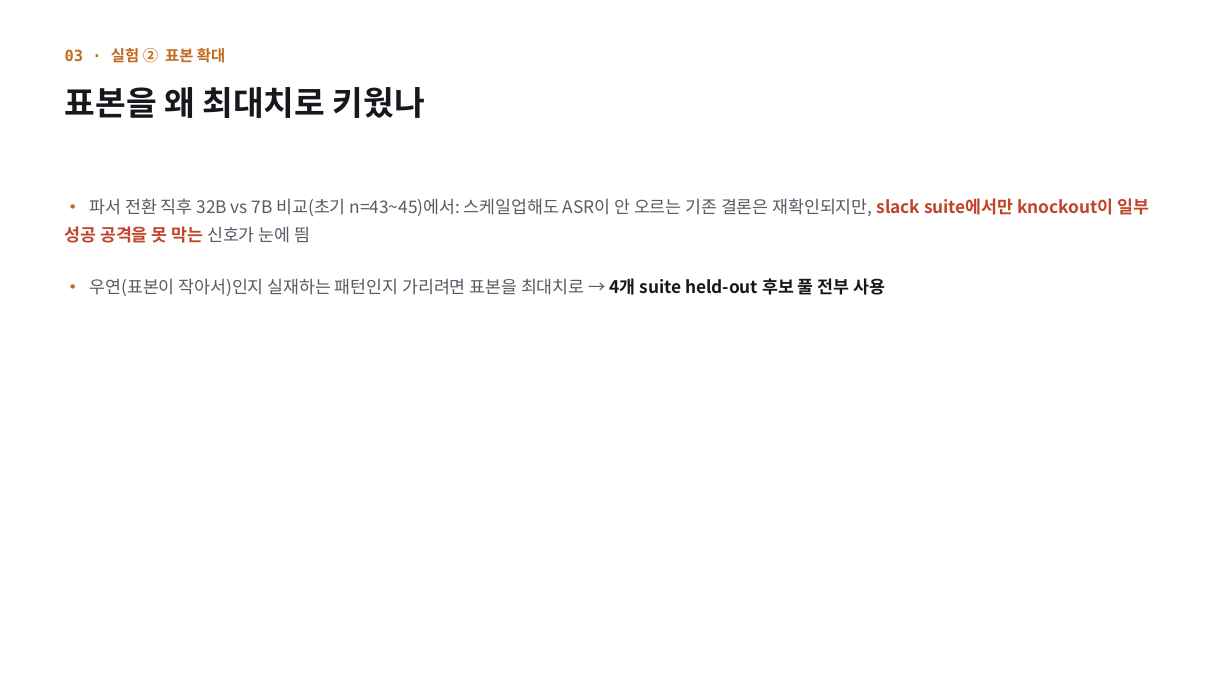
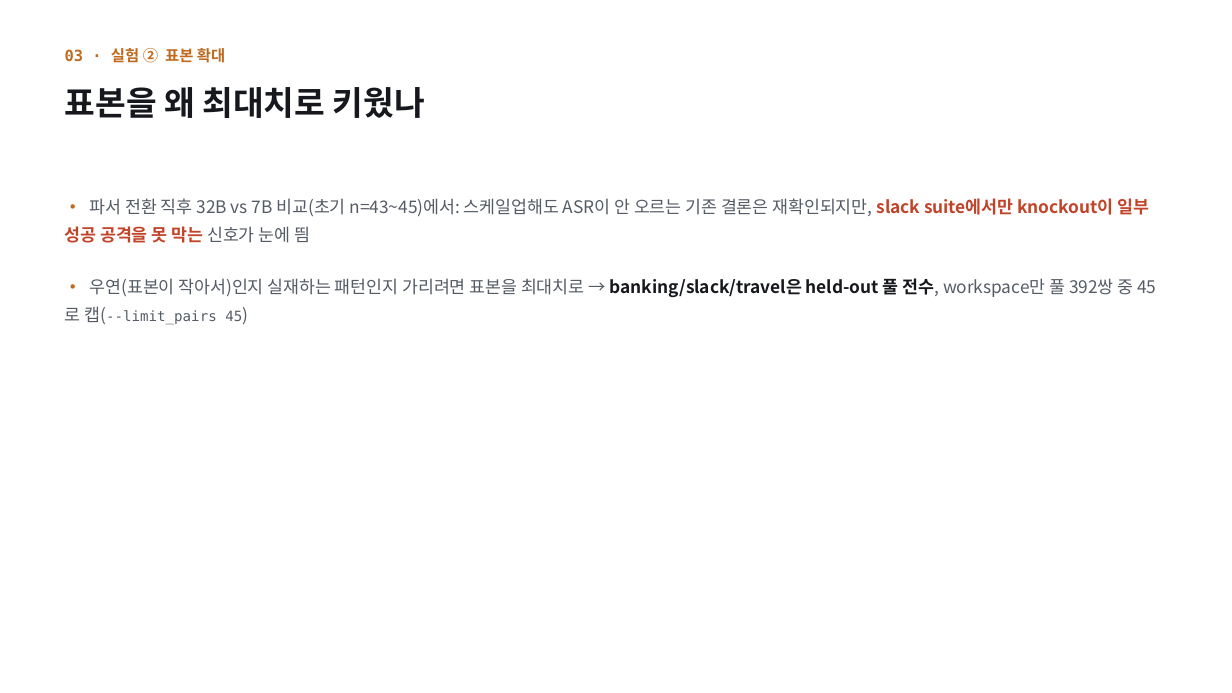
Before and after one commit to jongbin03/head_poc, a slide deck: slide 6 of docs/presentation/IPI_Head_Separation_PoC_4th [26-09-XX].pptx. Drawn at 1232x693 pixels with LibreOffice and Linux fonts; fonts in the diff are those of the drawing. Boxes give left, top, right and bottom in pixels: in the first picture for what was removed or moved away, otherwise in the second. Text is boxed around its words. In the diff, an @@ line names an element or a change of style, - is before the commit and + after.

```diff
--- a/docs/presentation/IPI_Head_Separation_PoC_4th [26-09-XX].pptx
+++ b/docs/presentation/IPI_Head_Separation_PoC_4th [26-09-XX].pptx
@@ text at [84,278,1134,324]: text changed @@
-• 우연(표본이 작아서)인지 실재하는 패턴인지 가리려면 표본을 최대치로 → 4개 suite held-out 후보 풀 전부 사용
+• 우연(표본이 작아서)인지 실재하는 패턴인지 가리려면 표본을 최대치로 → banking/slack/travel은 held-out 풀 전수, workspace만 풀 392쌍 중 45로 캡(--limit_pairs 45)
```
Also in this commit, not shown: 1 other slide changed, 2 other files.
